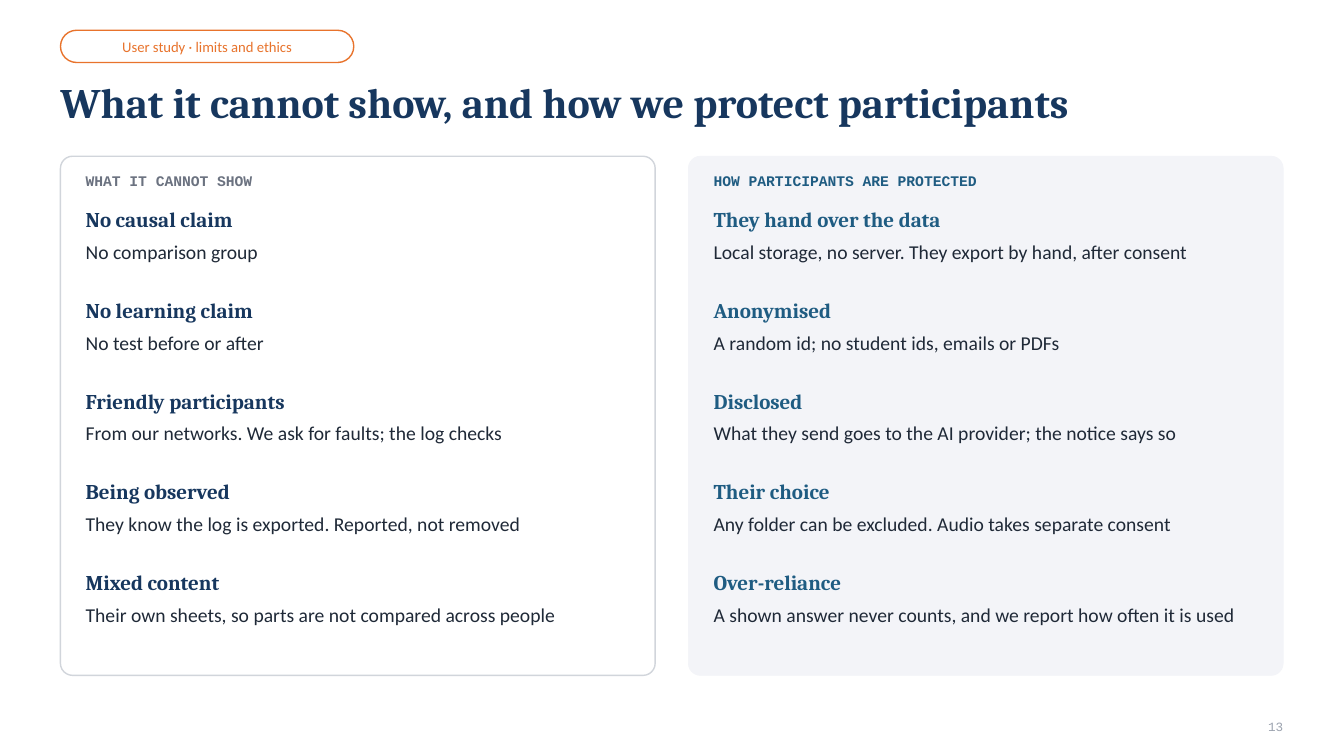
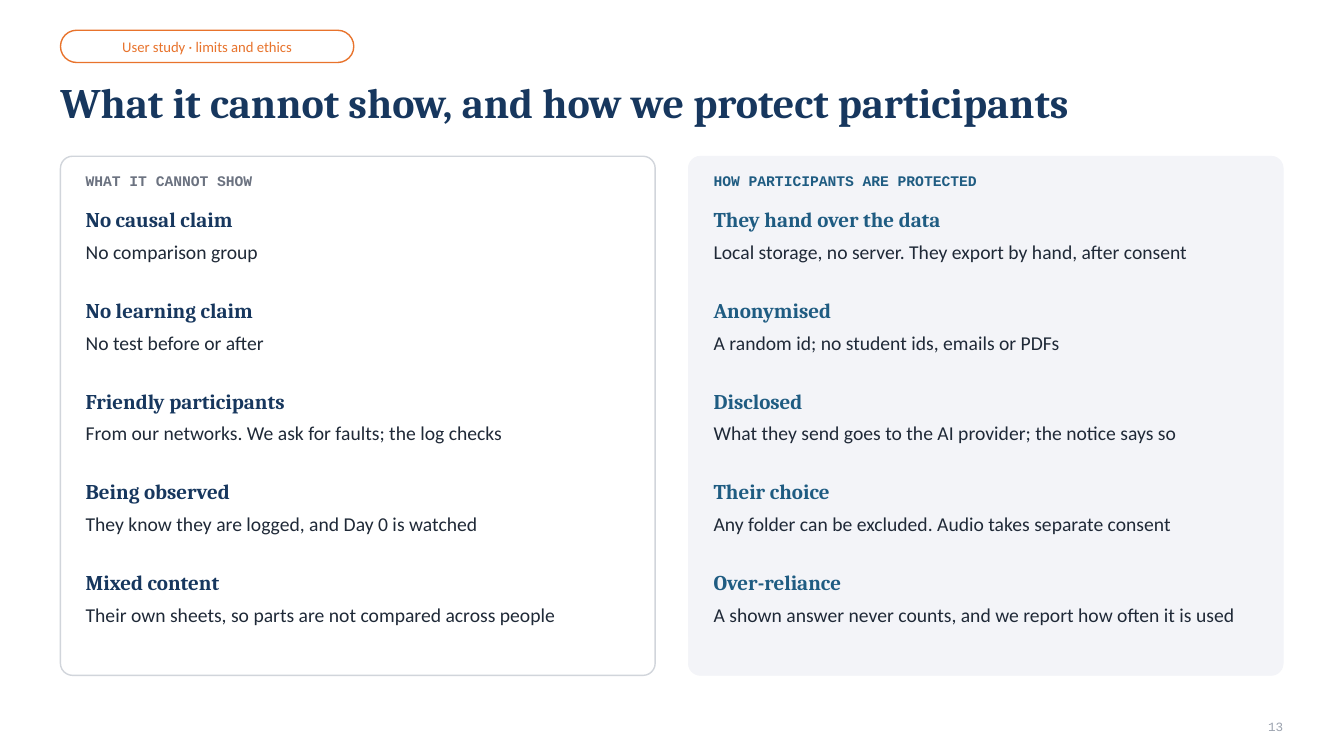
Before and after one commit to lucasisnotcool/ChatterED, a slide deck: slide 13 of docs/group/final-presentation/ChatterED_Final.pptx. Drawn at 1344x756 pixels with LibreOffice and Linux fonts; fonts in the diff are those of the drawing. Boxes give left, top, right and bottom in pixels: in the first picture for what was removed or moved away, otherwise in the second. Text is boxed around its words. In the diff, an @@ line names an element or a change of style, - is before the commit and + after.

```diff
--- a/docs/group/final-presentation/ChatterED_Final.pptx
+++ b/docs/group/final-presentation/ChatterED_Final.pptx
@@ text at (86,517,477,535): text changed @@
-They know the log is exported. Reported, not removed
+They know they are logged, and Day 0 is watched
```
Also in this commit, not shown: 7 other slides changed, 1 other file.
